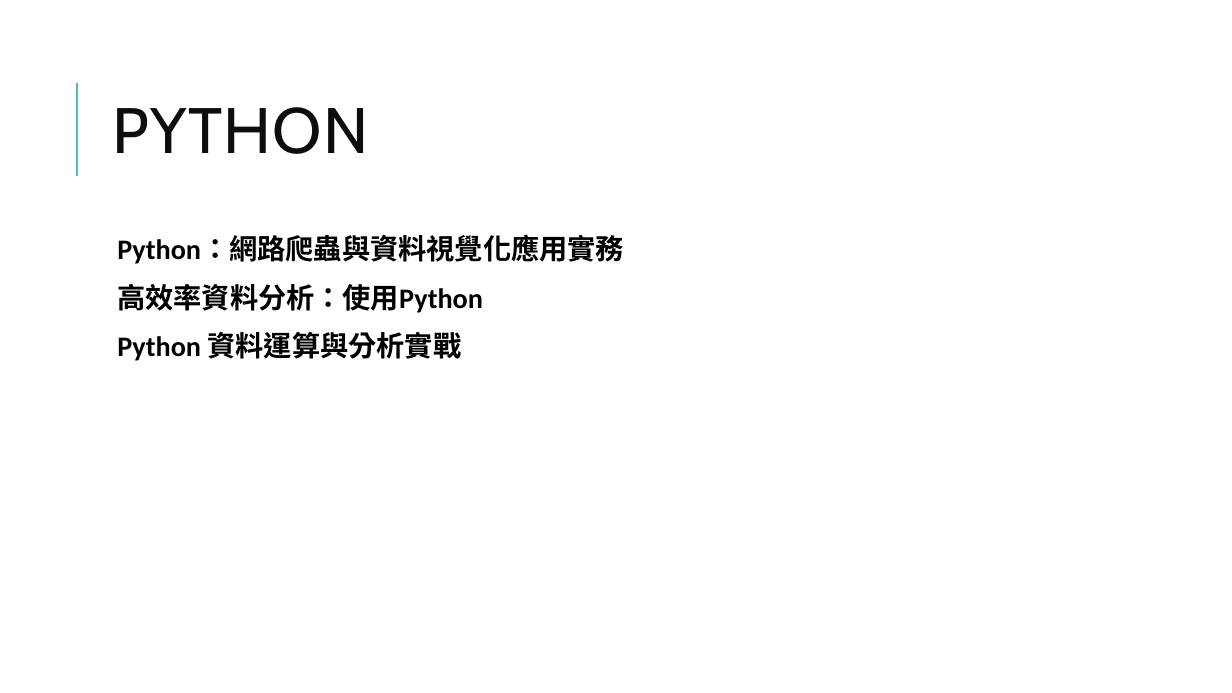
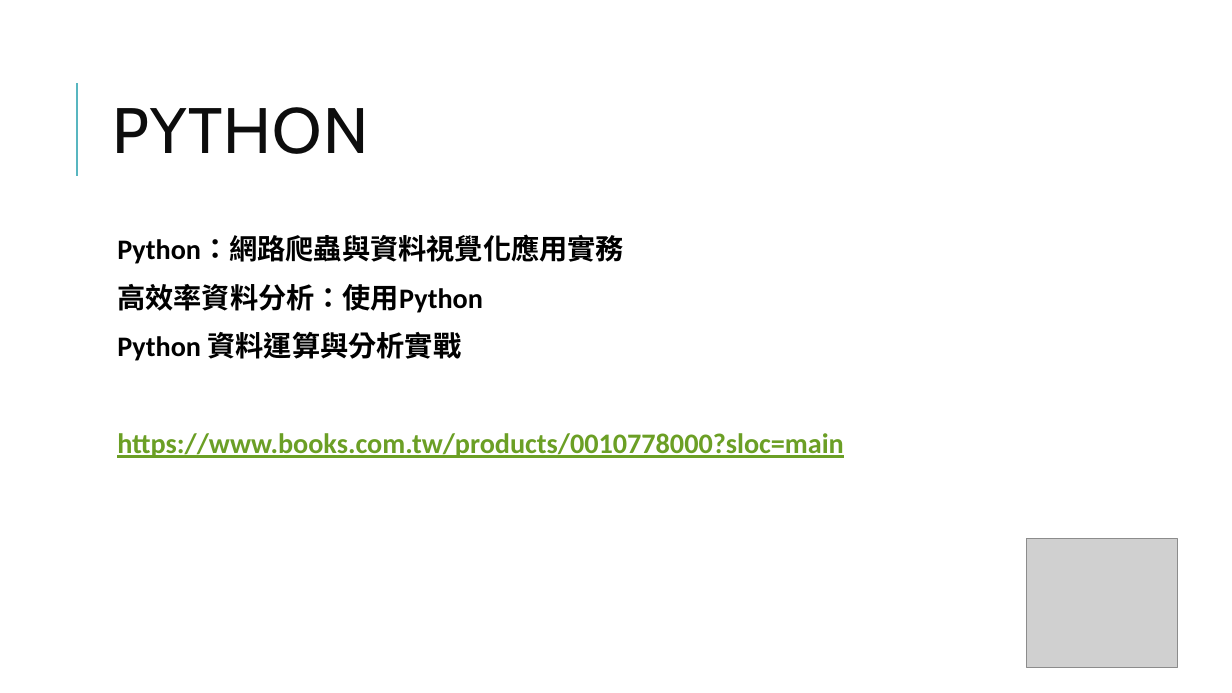
Before and after one commit to SingFan/Machine-Learning-Autumn-2020, a slide deck: slide 21 of Lesson_9/課堂九.pptx. Drawn at 1232x693 pixels with LibreOffice and Linux fonts; fonts in the diff are those of the drawing; grey boxes stand for pictures. Boxes give left, top, right and bottom in pixels: in the first picture for what was removed or moved away, otherwise in the second. Text is boxed around its words. In the diff, an @@ line names an element or a change of style, - is before the commit and + after.

```diff
--- a/Lesson_9/課堂九.pptx
+++ b/Lesson_9/課堂九.pptx
@@ text at (x1=117, y1=433, x2=844, y2=458): paragraph added @@
+  https://www.books.com.tw/products/0010778000?sloc=main
@@ picture added at (x1=1027, y1=539, x2=1178, y2=667) @@
```
Also in this commit, not shown: 2 other files.
